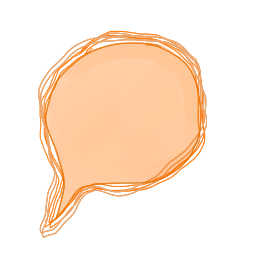
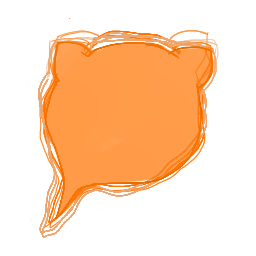
Comparing the layer stacks of the two (256, 256) images. Changes:
painted on "Layer 2" over <box>27,39,219,225</box>
painted on "Layer 1" over <box>45,17,213,219</box>
painted on "Layer 4 copy" over <box>38,32,217,234</box>
painted on "Layer 4" over <box>40,36,219,238</box>
painted on "Layer 3 copy 2" over <box>43,30,209,224</box>
painted on "Layer 3 copy" over <box>49,38,212,115</box>
painted on "Layer 3" over <box>52,40,211,90</box>
